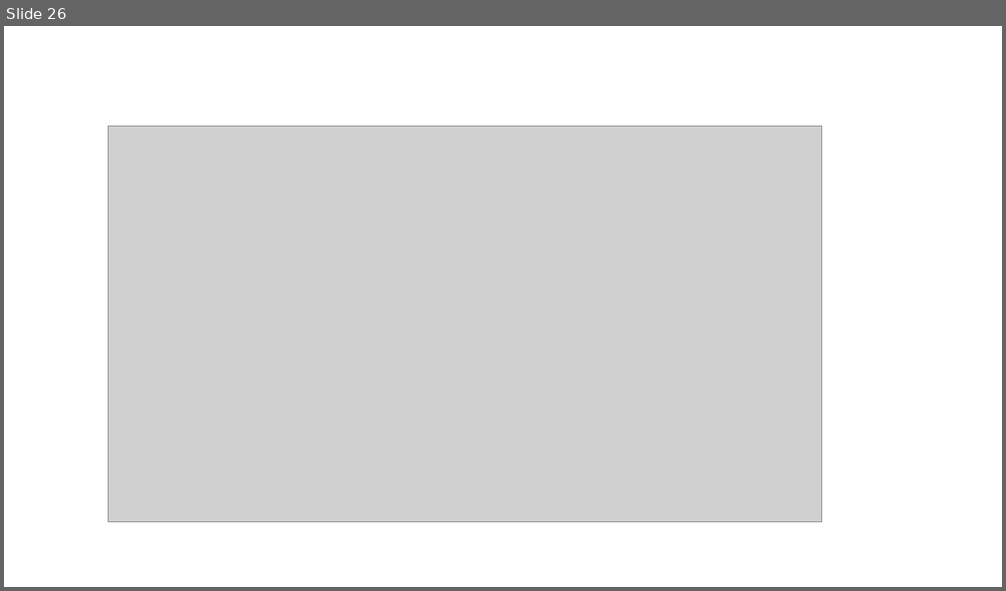
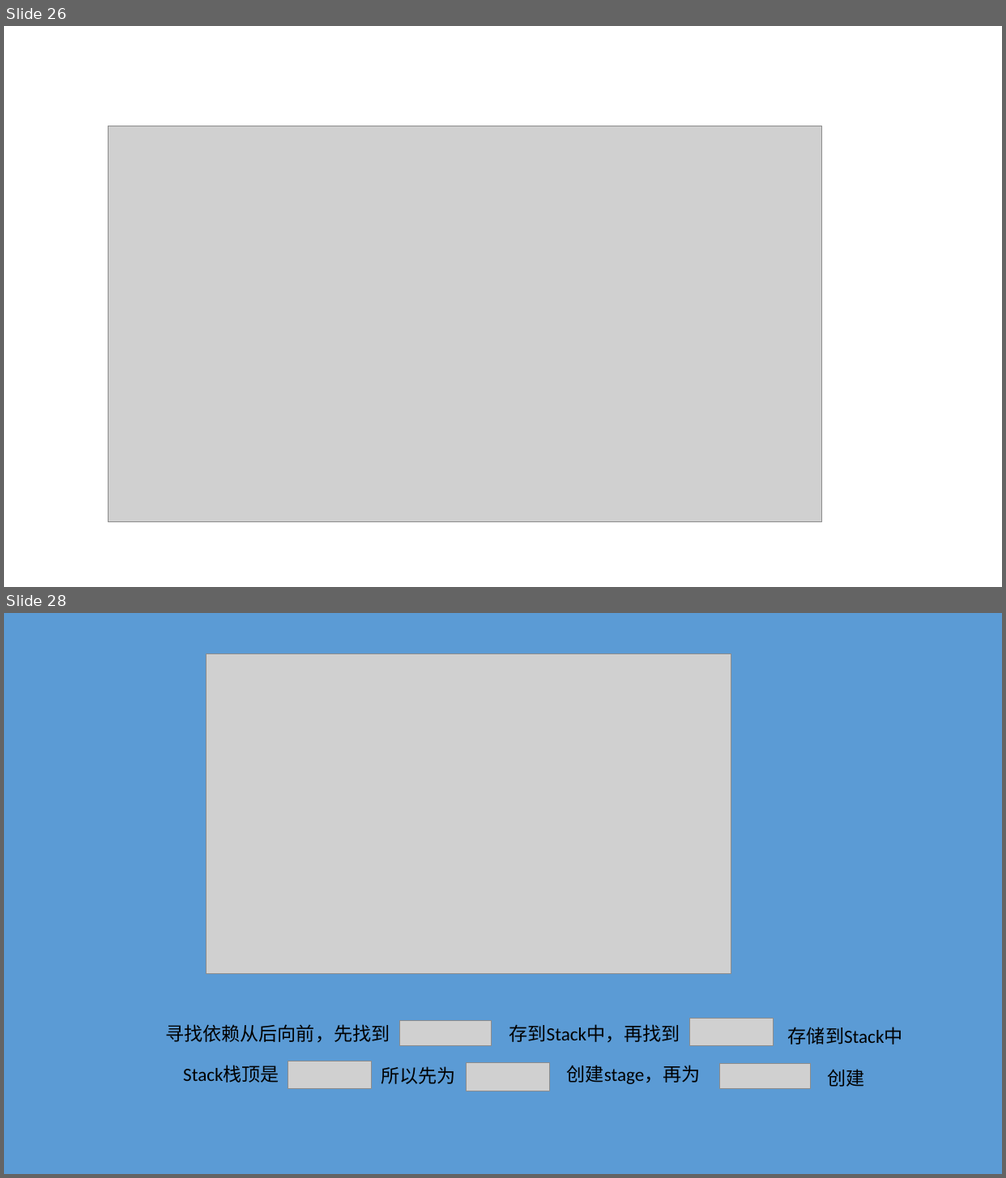
Before and after one commit to Dax1n/Spark2.1.0, a slide deck: Spark阅读源码的笔记.pptx. Shown one above the other, each under a label of ours: slide 26 before the commit, slides 26 and 28 after it; the slides between them are not shown. The pictures are 1006x591 and 1006x1178 pixels, drawn with LibreOffice and Linux fonts; fonts in the diff are those of the drawing; grey boxes stand for pictures. Boxes give left, top, right and bottom in pixels: in the first picture for what was removed or moved away, otherwise in the second. Text is boxed around its words. In the diff, an @@ line names an element or a change of style, - is before the commit and + after.

```diff
--- a/Spark阅读源码的笔记.pptx
+++ b/Spark阅读源码的笔记.pptx
@@ slide 28 added at box(4, 613, 1002, 1174), background #5B9BD5 @@
@@ picture added at box(206, 654, 731, 973) @@
@@ text added at box(165, 1024, 390, 1043), 18 pt, text #000000 @@
+寻找依赖从后向前，先找到
@@ picture added at box(400, 1021, 492, 1046) @@
@@ text added at box(509, 1024, 680, 1043), 18 pt, text #000000 @@
+存到Stack中，再找到
@@ picture added at box(690, 1018, 773, 1046) @@
@@ text added at box(788, 1027, 903, 1045), 18 pt, text #000000 @@
+存储到Stack中
@@ text added at box(183, 1065, 279, 1083), 18 pt, text #000000 @@
+Stack栈顶是
@@ picture added at box(288, 1062, 371, 1089) @@
@@ text added at box(381, 1067, 455, 1084), 18 pt, text #000000 @@
+所以先为
@@ picture added at box(467, 1063, 550, 1092) @@
@@ text added at box(567, 1065, 701, 1084), 18 pt, text #000000 @@
+创建stage，再为
@@ picture added at box(720, 1063, 811, 1088) @@
@@ text added at box(827, 1069, 864, 1087), 18 pt, text #000000 @@
+创建
```
Also in this commit, not shown: 2 slides changed, 1 other slide added, 2 slides removed, 4 other files.
